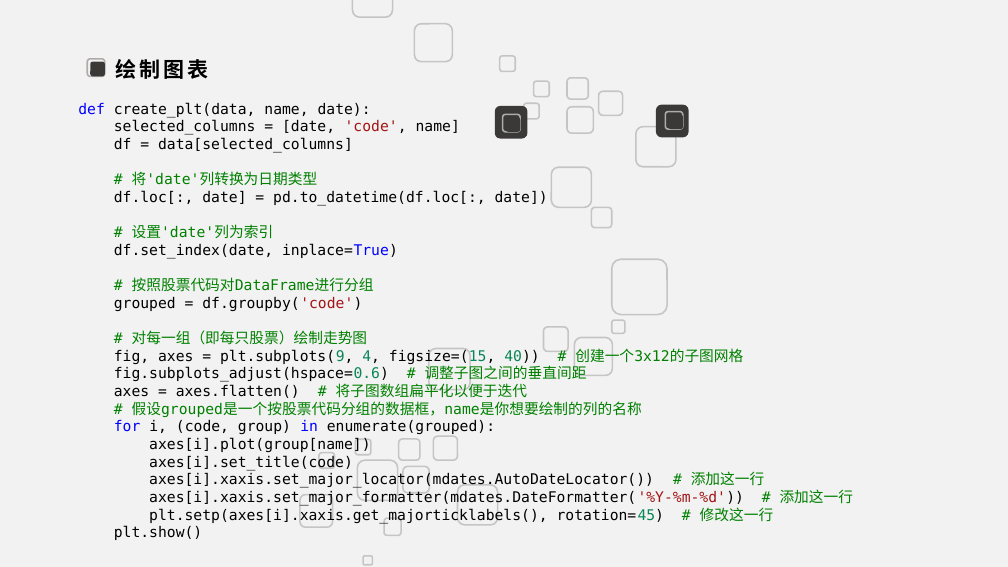
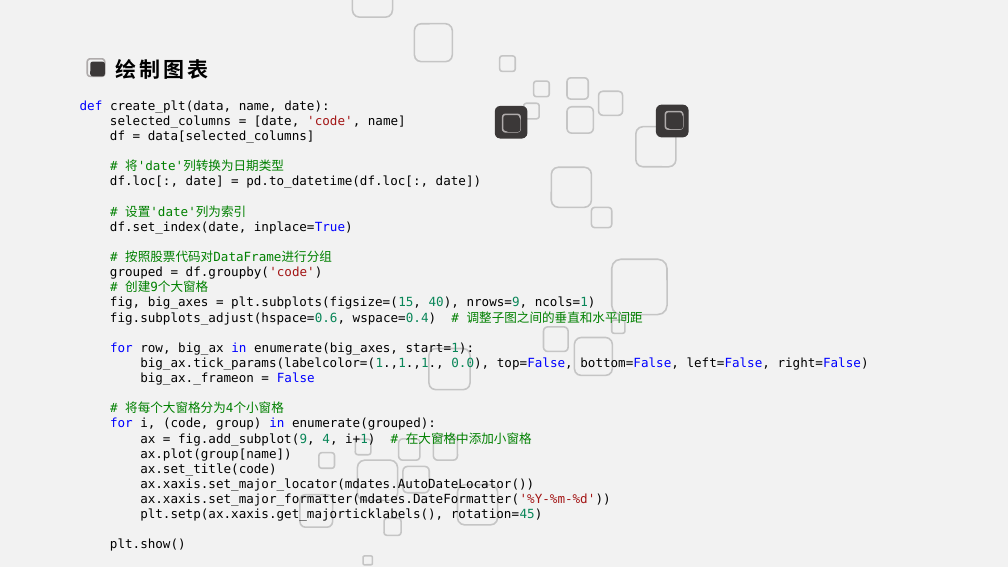
Before and after one commit to Astronecsys/Data_Analyst_FJNU, a slide deck: slide 6 of Presentations/Slice.pptx. Drawn at 1008x567 pixels with LibreOffice and Linux fonts; fonts in the diff are those of the drawing. Boxes give left, top, right and bottom in pixels: in the first picture for what was removed or moved away, otherwise in the second. Text is boxed around its words. In the diff, an @@ line names an element or a change of style, - is before the commit and + after.

```diff
--- a/Presentations/Slice.pptx
+++ b/Presentations/Slice.pptx
@@ background #F2F2F2 to #D6D6D6 @@
@@ text at box(80, 100, 481, 551): size 14 to 12 pt in "def create_plt(data, name, date):", "selected_columns = [date, 'code', name]", "df = data[selected_columns]", "# 将'date'列转换为日期类型" and 7 more places @@
@@ text at box(110, 278, 869, 413): text changed; size 14 to 12 pt; text colour #008000 to #000000 @@
-# 对每一组（即每只股票）绘制走势图
-fig, axes = plt.subplots(9, 4, figsize=(15, 40)) # 创建一个3x12的子图网格
-fig.subplots_adjust(hspace=0.6) # 调整子图之间的垂直间距
-axes = axes.flatten() # 将子图数组扁平化以便于迭代
-# 假设grouped是一个按股票代码分组的数据框，name是你想要绘制的列的名称
+# 创建9个大窗格
+fig, big_axes = plt.subplots(figsize=(15, 40), nrows=9, ncols=1)
+fig.subplots_adjust(hspace=0.6, wspace=0.4) # 调整子图之间的垂直和水平间距
+for row, big_ax in enumerate(big_axes, start=1):
+big_ax.tick_params(labelcolor=(1.,1.,1., 0.0), top=False, bottom=False, left=False, right=False)
+big_ax._frameon = False
+# 将每个大窗格分为4个小窗格
@@ text at box(140, 432, 610, 522): text changed; size 14 to 12 pt @@
-axes[i].plot(group[name])
-axes[i].set_title(code)
-axes[i].xaxis.set_major_locator(mdates.AutoDateLocator()) # 添加这一行
-axes[i].xaxis.set_major_formatter(mdates.DateFormatter('%Y-%m-%d')) # 添加这一行
-plt.setp(axes[i].xaxis.get_majorticklabels(), rotation=45) # 修改这一行
+ax = fig.add_subplot(9, 4, i+1) # 在大窗格中添加小窗格
+ax.plot(group[name])
+ax.set_title(code)
+ax.xaxis.set_major_locator(mdates.AutoDateLocator())
+ax.xaxis.set_major_formatter(mdates.DateFormatter('%Y-%m-%d'))
+plt.setp(ax.xaxis.get_majorticklabels(), rotation=45)
```
Also in this commit, not shown: 49 other slides changed, 1 other file.
